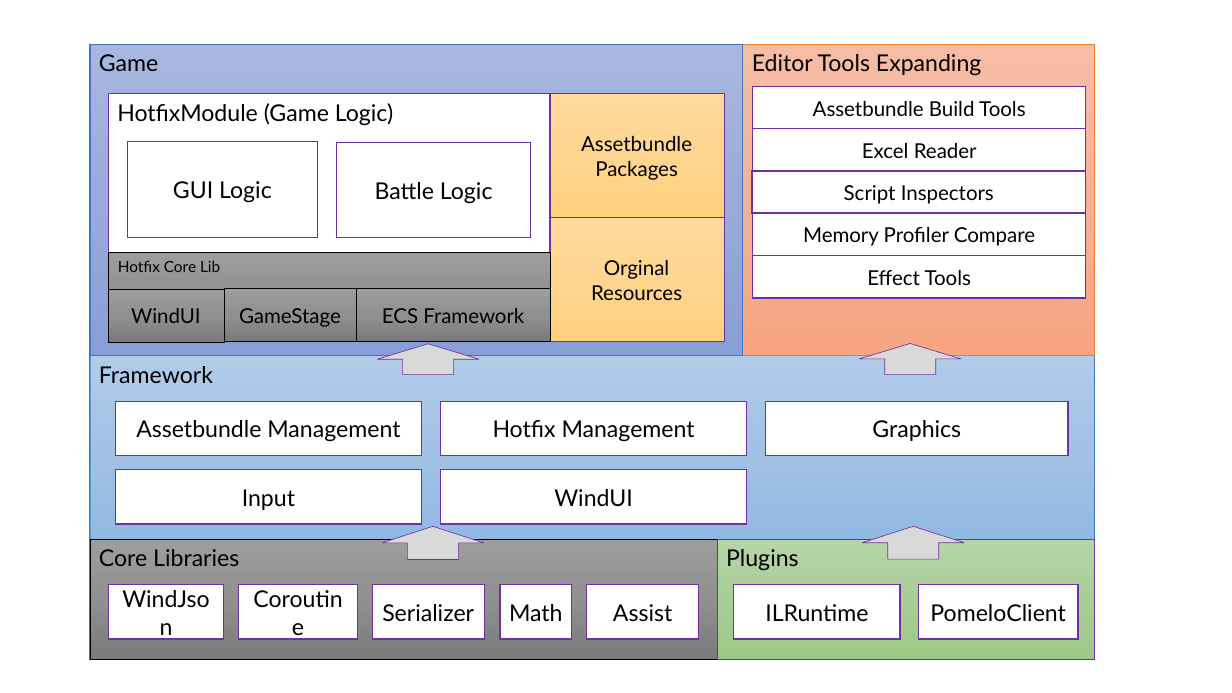
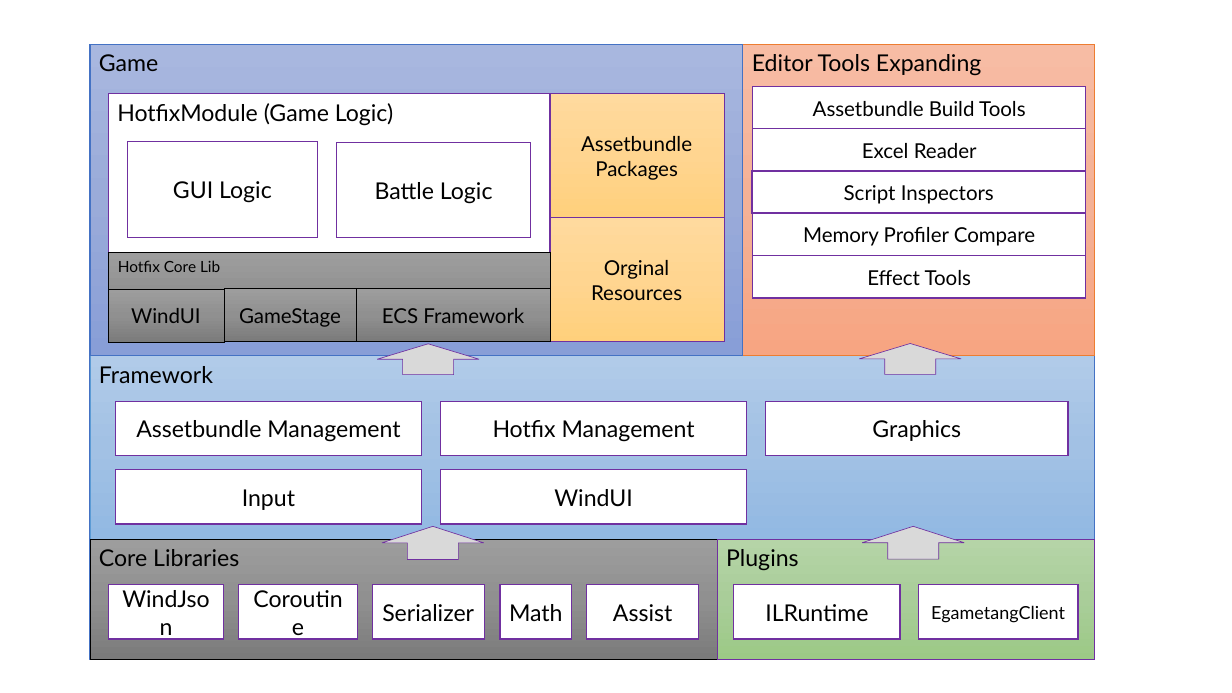
Before and after one commit to winddyhe/knight, a slide deck: slide 1 of Doc/res/help-picture.pptx. Drawn at 1232x693 pixels with LibreOffice and Linux fonts; fonts in the diff are those of the drawing. Boxes give left, top, right and bottom in pixels: in the first picture for what was removed or moved away, otherwise in the second. Text is boxed around its words. In the diff, an @@ line names an element or a change of style, - is before the commit and + after.

```diff
--- a/Doc/res/help-picture.pptx
+++ b/Doc/res/help-picture.pptx
@@ text in rectangle at (x1=931, y1=605, x2=1065, y2=623): text changed; size 18 to 14 pt @@
-PomeloClient
+EgametangClient
```
Also in this commit, not shown: 3 other files.
